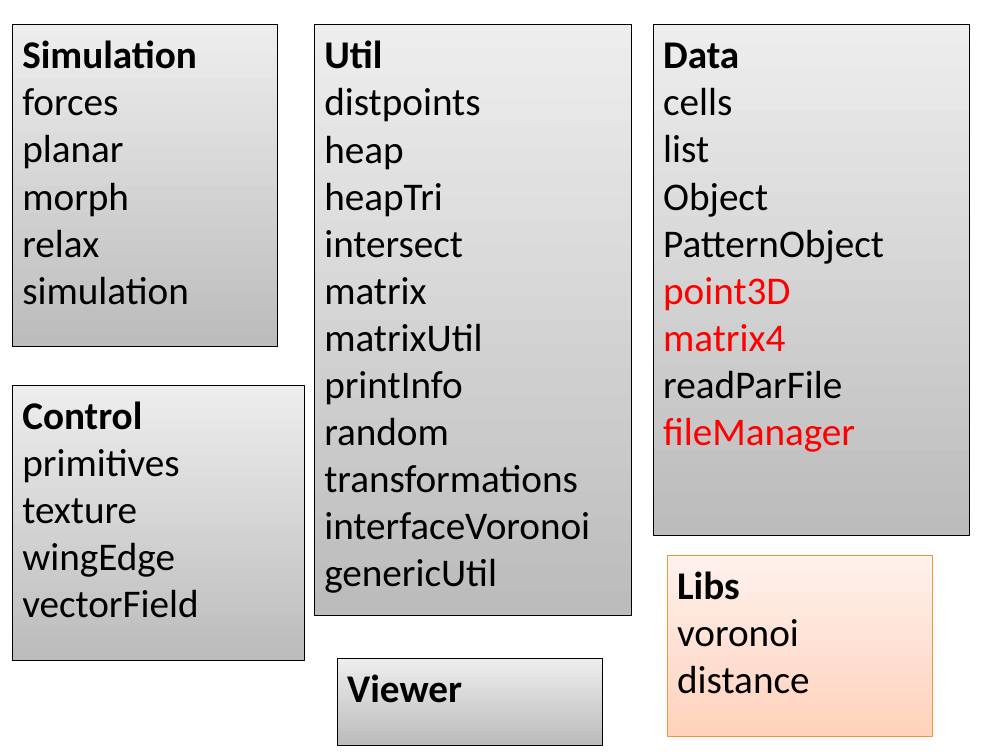
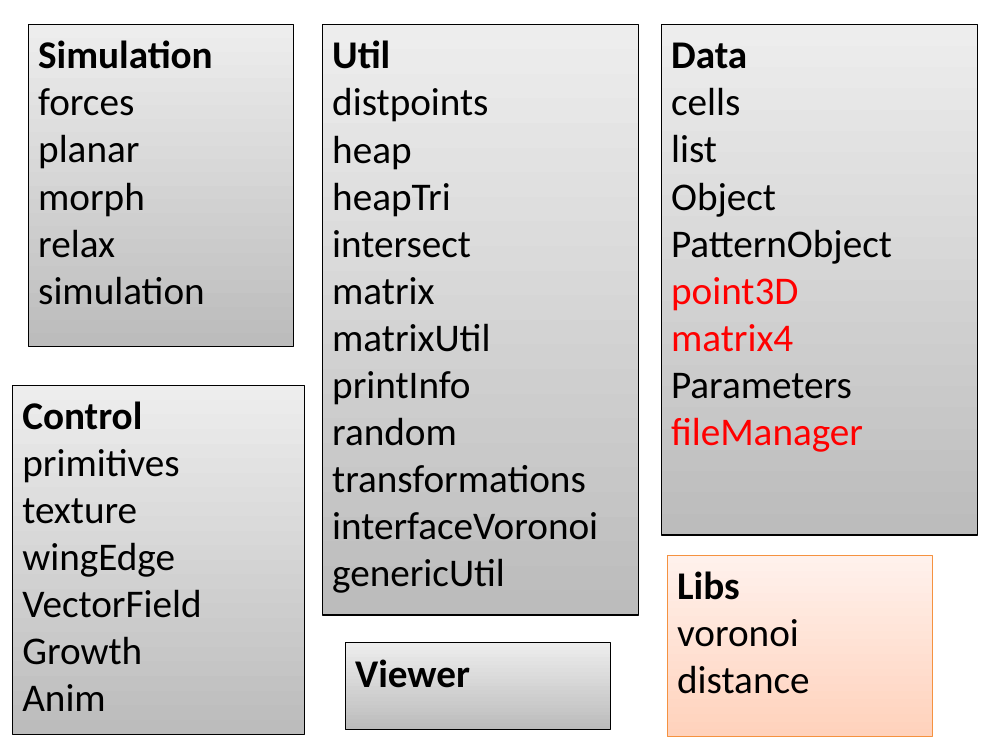
Before and after one commit to marcelo-walter/mclone, a slide deck: slide 1 of doc/mclone-sw-structure.pptx. Drawn at 1008x756 pixels with LibreOffice and Linux fonts; fonts in the diff are those of the drawing. Boxes give left, top, right and bottom in pixels: in the first picture for what was removed or moved away, otherwise in the second. Text is boxed around its words. In the diff, an @@ line names an element or a change of style, - is before the commit and + after.

```diff
--- a/doc/mclone-sw-structure.pptx
+++ b/doc/mclone-sw-structure.pptx
@@ rectangle "Simulation": place and size @@
-rectangle "Simulation" at box(12, 25, 277, 348)
+rectangle "Simulation" at box(28, 25, 293, 348)
@@ rectangle "Util": place and size @@
-rectangle "Util" at box(314, 25, 631, 616)
+rectangle "Util" at box(323, 25, 639, 616)
@@ rectangle "Data": place and size @@
-rectangle "Data" at box(653, 25, 970, 535)
+rectangle "Data" at box(661, 25, 978, 535)
@@ rectangle "Control": place and size @@
-rectangle "Control" at box(12, 385, 304, 660)
+rectangle "Control" at box(12, 385, 304, 734)
@@ text in rectangle at box(671, 373, 852, 399): text changed @@
-readParFile
+Parameters
@@ text in rectangle at box(22, 589, 201, 711): text changed @@
-vectorField
+VectorField
+Growth
+Anim
@@ rectangle "Viewer": place and size @@
-rectangle "Viewer" at box(338, 659, 603, 746)
+rectangle "Viewer" at box(346, 643, 611, 730)
```
Also in this commit, not shown: 17 other files.
